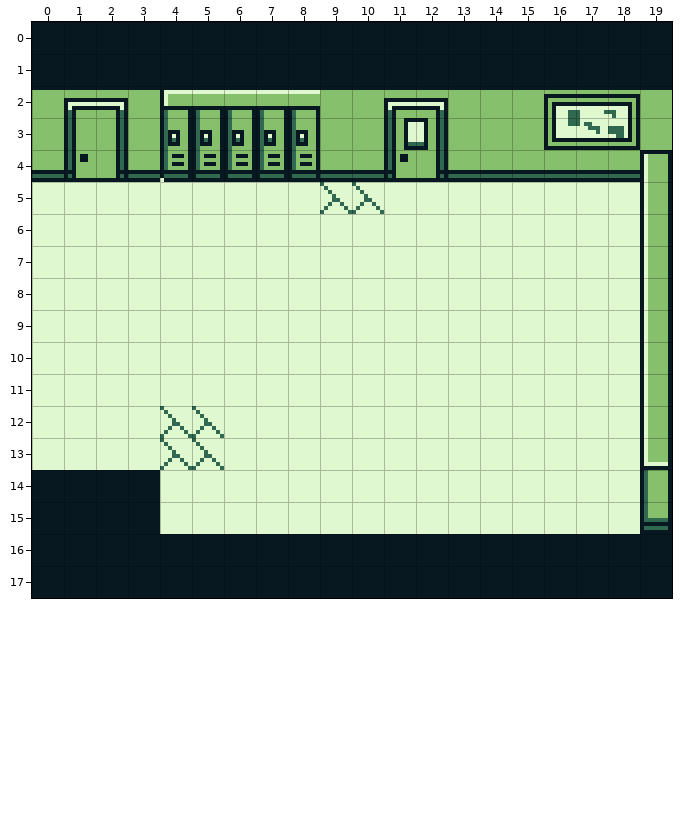
Two versions of a level (Tiled map, assets/backgrounds/Level2.tmx). The first picture shows the starting point.
Cells are 8x8 px. Shown: x 0..19, y 0..17.
After:
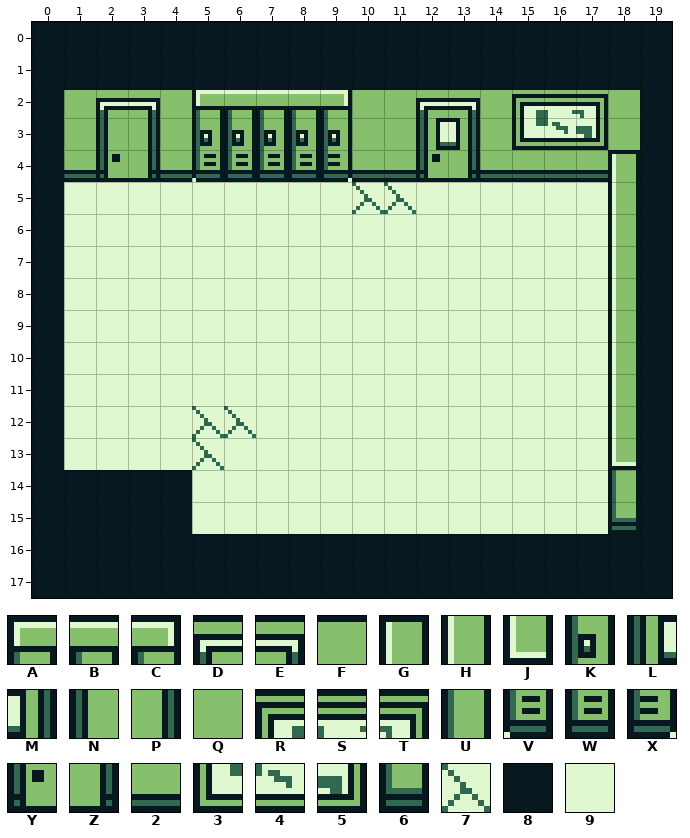
Key: from "Assets": A 0, B 2, C 4, D 6, E 7, F 18, G 32, H 34, J 36, K 128, L 134, M 135, N 137, P 138, Q 146, R 150, S 151, T 152, U 164, V 256, W 258, X 260, Y 262, Z 263, 2 274, 3 278, 4 279, 5 280, 6 292, 7 896, 8 898, 9 1282.
_ is an empty cell, . an unchanged one.
The exact change:
--- layer "Tile Layer 1"
@@ x 0..19 @@
- 2 FDEFAB...F.DEF.FRSTF
- 3 QNPQK....Q.LMQ.Q345Q
- 4 2YZ2VW...2.YZ2....2G
- 5 9........7.9......9H
- 6 9.................9H
- 7 9.................9H
- 8 9.................9H
- 9 9.................9H
-10 9.................9H
-11 9.................9H
-12 9...7.9...........9H
-13 9...7.............9J
-14 ....9.............9U
-15 ....9.............96
+ 2 8FDEFA...C.FDE.RSTF8
+ 3 8QNPQ....K.QLM.345Q8
+ 4 82YZ2V...X.2YZ....G8
+ 5 8........9.7......H8
+ 6 8.................H8
+ 7 8.................H8
+ 8 8.................H8
+ 9 8.................H8
+10 8.................H8
+11 8.................H8
+12 8...9.7...........H8
+13 8...9.............J8
+14 ....8.............U8
+15 ....8.............68
Where, in picture pixels (left, top, right, bottom), the same in both pictures:
changed: (32, 90, 200, 534)
changed: (320, 90, 352, 214)
changed: (384, 98, 480, 214)
changed: (512, 90, 672, 534)
changed: (224, 406, 256, 438)
